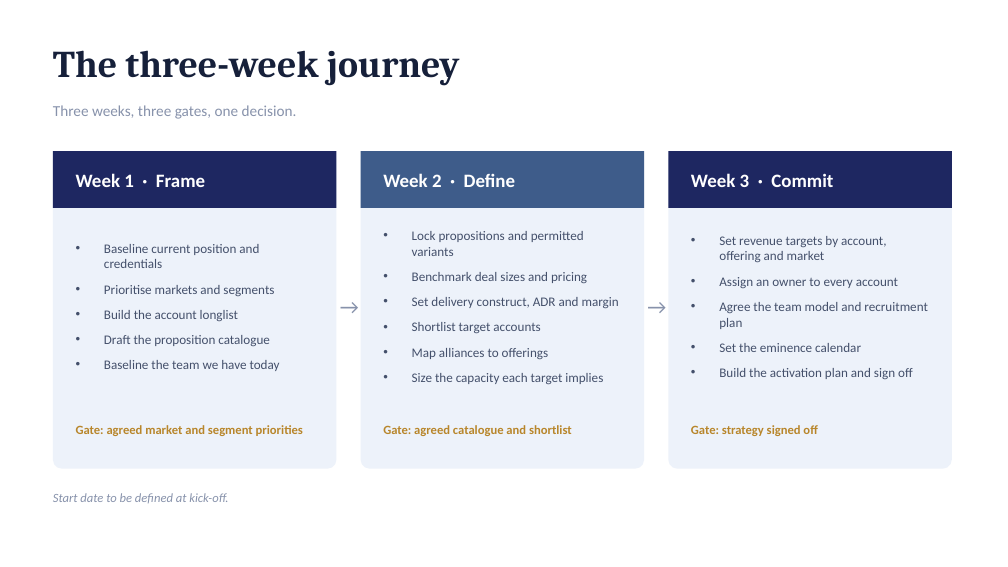
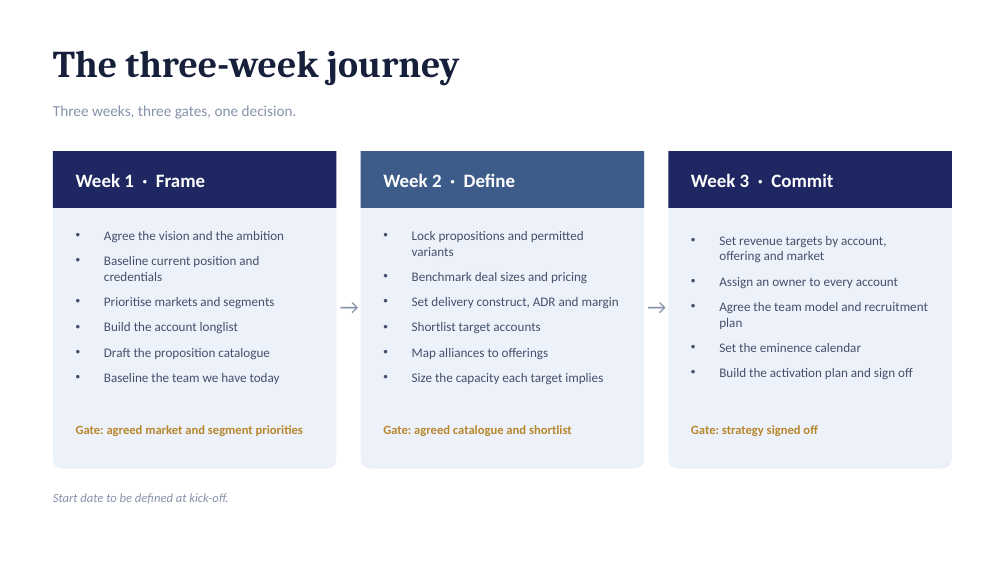
Before and after one commit to dhajjar-cyber/bae, a slide deck: slide 14 of FSI strategy/EAIND-FSI-Strategy-Development-Plan.pptx (slide 13 before the commit). Drawn at 1008x567 pixels with LibreOffice and Linux fonts; fonts in the diff are those of the drawing. Boxes give left, top, right and bottom in pixels: in the first picture for what was removed or moved away, otherwise in the second. Text is boxed around its words. In the diff, an @@ line names an element or a change of style, - is before the commit and + after.

```diff
--- a/FSI strategy/EAIND-FSI-Strategy-Development-Plan.pptx
+++ b/FSI strategy/EAIND-FSI-Strategy-Development-Plan.pptx
@@ text at box(104, 231, 284, 242): paragraph added @@
+• Agree the vision and the ambition
```
Also in this commit, not shown: 3 other slides changed, 1 slide added, 2 other files.
